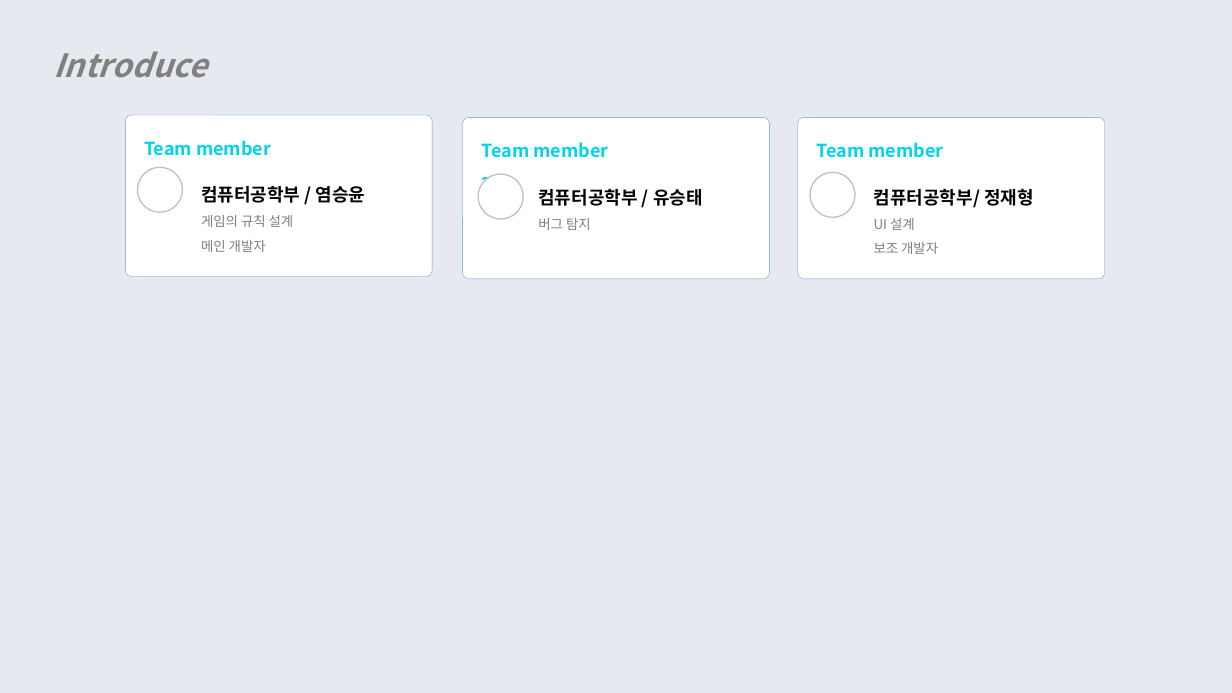
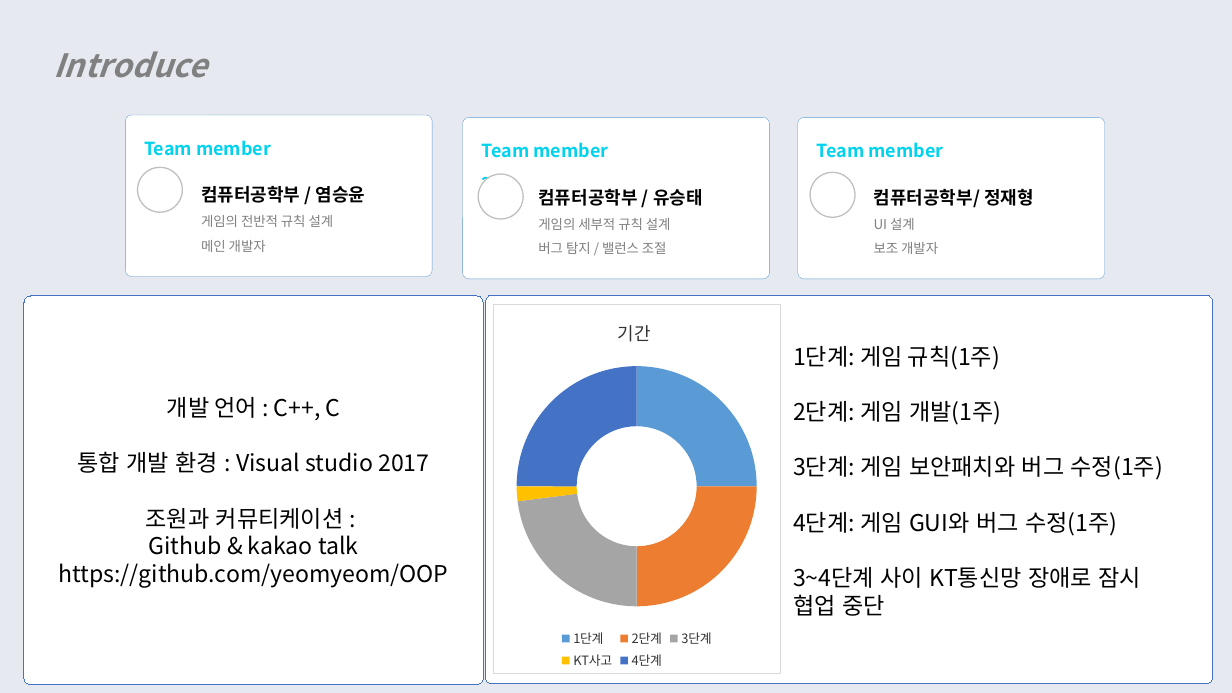
Before and after one commit to yeomyeom/OOP, a slide deck: slide 3 of ppt/객체지향프로그래밍.pptx. Drawn at 1232x693 pixels with LibreOffice and Linux fonts; fonts in the diff are those of the drawing. Boxes give left, top, right and bottom in pixels: in the first picture for what was removed or moved away, otherwise in the second. Text is boxed around its words. In the diff, an @@ line names an element or a change of style, - is before the commit and + after.

Commit message:
PPT update

```diff
--- a/ppt/객체지향프로그래밍.pptx
+++ b/ppt/객체지향프로그래밍.pptx
@@ text at [201,215,334,227]: text changed @@
-게임의 규칙 설계
+게임의 전반적 규칙 설계
@@ text at [538,218,671,254]: text changed @@
-버그 탐지
+게임의 세부적 규칙 설계
+버그 탐지 / 밸런스 조절
@@ rounded rectangle added at [24,296,483,684], fill #FFFFFF, outline #4472C4 0 pt, 18 pt, text #000000 @@
+개발 언어 : C++, C
+통합 개발 환경 : Visual studio 2017
+조원과 커뮤티케이션 :
+Github & kakao talk
+https://github.com/yeomyeom/OOP
@@ rounded rectangle added at [485,295,1213,683], fill #FFFFFF, outline #4472C4 0 pt @@
@@ doughnut chart added at [493,304,781,674] @@
+title "기간"
+categories: 1단계, 2단계, 3단계, KT사고, 4단계
+기간: 25, 25, 23, 2, 25
@@ text added at [793,345,1163,616], 18 pt, text #000000 @@
+1단계: 게임 규칙(1주)
+2단계: 게임 개발(1주)
+3단계: 게임 보안패치와 버그 수정(1주)
+4단계: 게임 GUI와 버그 수정(1주)
+3~4단계 사이 KT통신망 장애로 잠시
+협업 중단
```
Also in this commit, not shown: 13 other slides changed, 18 slides added, 7 slides removed.
